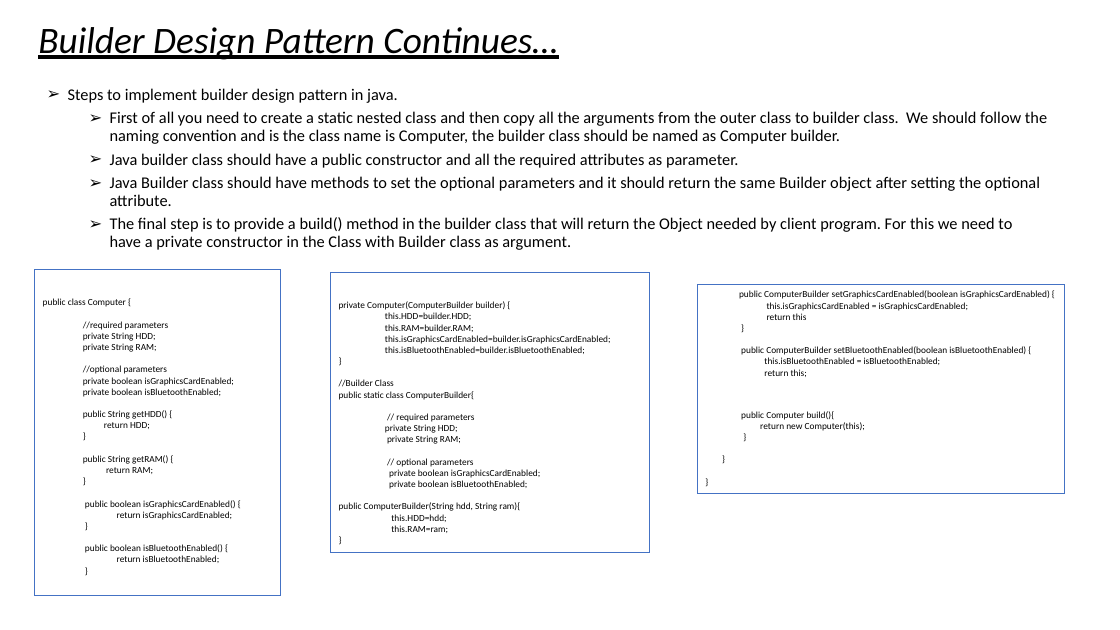
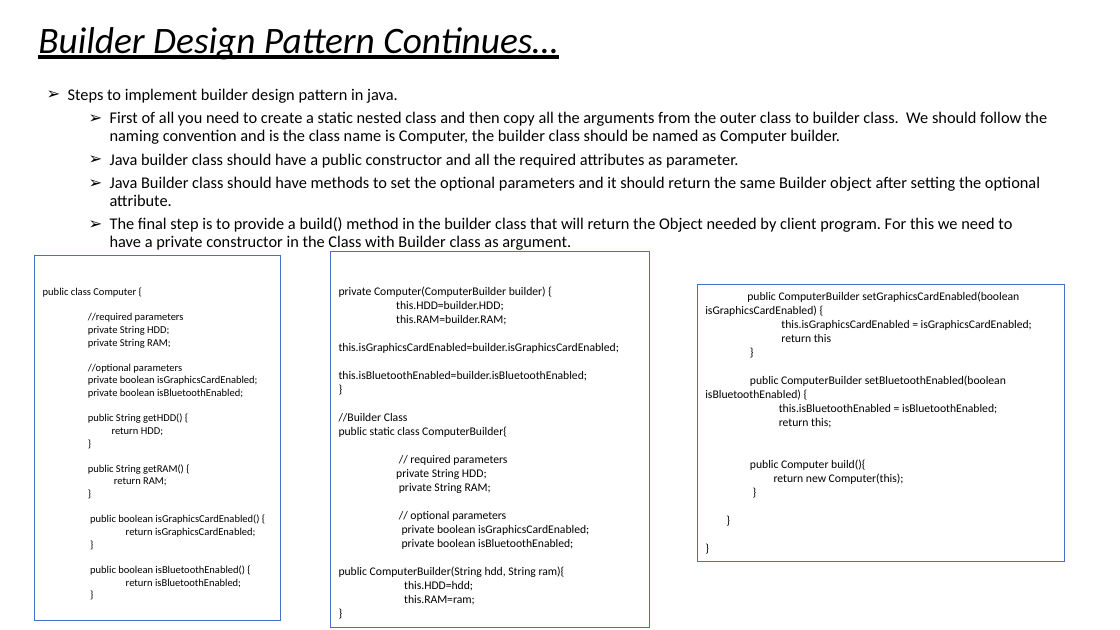
Before and after one commit to prak5192/Learning2019, a slide deck: slide 4 of JavaDesignPattern/Notes/CreationalDesignPattern.pptx. Drawn at 1120x630 pixels with LibreOffice and Linux fonts; fonts in the diff are those of the drawing. Boxes give left, top, right and bottom in pixels: in the first picture for what was removed or moved away, otherwise in the second. Text is boxed around its words. In the diff, an @@ line names an element or a change of style, - is before the commit and + after.

Commit message:
Design pattern interview question

```diff
--- a/JavaDesignPattern/Notes/CreationalDesignPattern.pptx
+++ b/JavaDesignPattern/Notes/CreationalDesignPattern.pptx
@@ rectangle "public class Computer {": place and size @@
-rectangle "public class Computer {" at (34, 270, 281, 595)
+rectangle "public class Computer {" at (34, 255, 281, 620)
@@ rectangle "public class Computer {" at (34, 255, 281, 620): size 8 to 9 pt @@
@@ rectangle "private Computer(ComputerBuilder builder) {" at (330, 251, 649, 628): size 8 to 10 pt @@
@@ rectangle "private Computer(ComputerBuilder builder) {": place and size @@
-rectangle "private Computer(ComputerBuilder builder) {" at (330, 273, 649, 553)
+rectangle "private Computer(ComputerBuilder builder) {" at (330, 251, 649, 628)
@@ rectangle "public ComputerBuilder setGraphicsCardEnabled(boolean isGrap ...": place and size @@
-rectangle "public ComputerBuilder setGraphicsCardEnabled(boolean isGrap ..." at (697, 285, 1065, 494)
+rectangle "public ComputerBuilder setGraphicsCardEnabled(boolean isGrap ..." at (697, 285, 1065, 562)
@@ rectangle "public ComputerBuilder setGraphicsCardEnabled(boolean isGrap ..." at (697, 285, 1065, 562): size 8 to 10 pt @@
```
Also in this commit, not shown: 2 other slides changed, 1 other file.
